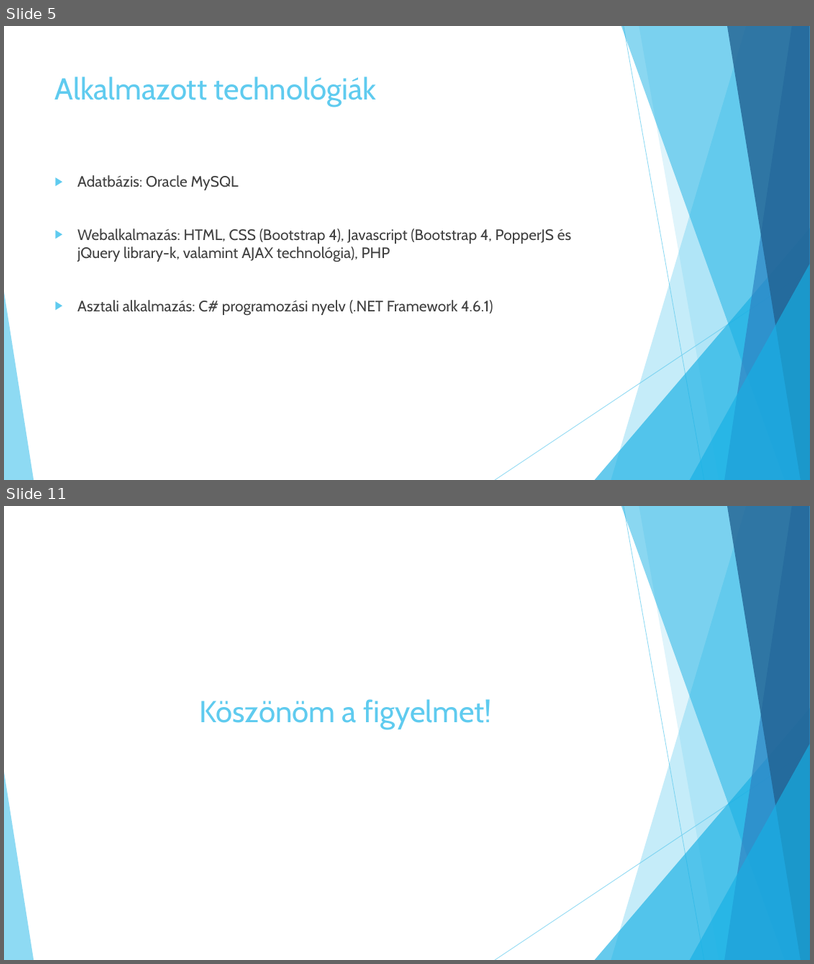
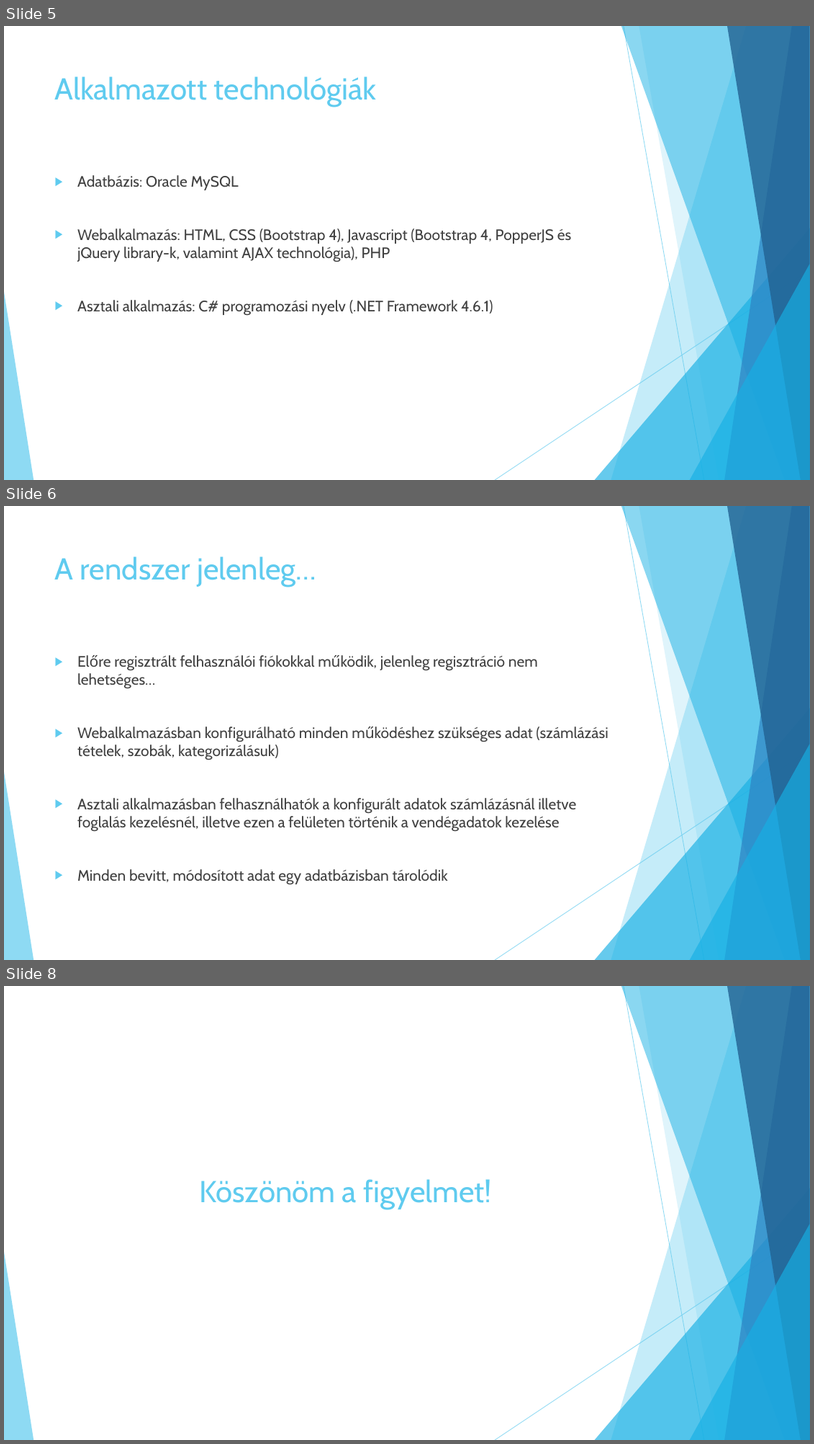
Before and after one commit to jbence1994/Virtual-Receptionist-projection, a slide deck: documentation/VR.pptx. Shown one above the other, each under a label of ours: slides 5 and 11 before the commit, slides 5, 6 and 8 after it; the slides between them are not shown. The pictures are 814x964 and 814x1444 pixels, drawn with LibreOffice and Linux fonts; fonts in the diff are those of the drawing. Boxes give left, top, right and bottom in pixels: in the first picture for what was removed or moved away, otherwise in the second. Text is boxed around its words. In the diff, an @@ line names an element or a change of style, - is before the commit and + after.

```diff
--- a/documentation/VR.pptx
+++ b/documentation/VR.pptx
@@ slide 6 added at [4,506,810,960], background #FFFFFF; not listed: 10 template elements that a slide beside it also shows @@
@@ title added at [55,556,316,587], 36 pt, text #5FCBEF @@
+A rendszer jelenleg…
@@ text added at [77,655,608,885], 18 pt, text #404040 @@
+▶ Előre regisztrált felhasználói fiókokkal működik, jelenleg regisztráció nem lehetséges…
+▶ Webalkalmazásban konfigurálható minden működéshez szükséges adat (számlázási tételek, szobák, kategorizálásuk)
+▶ Asztali alkalmazásban felhasználhatók a konfigurált adatok számlázásnál illetve foglalás kezelésnél, illetve ezen a felületen történik a vendégadatok kezelése
+▶ Minden bevitt, módosított adat egy adatbázisban tárolódik
@@ what was slide 11 is now slide 8 @@
```
Also in this commit, not shown: 2 slides changed, 4 slides removed.
